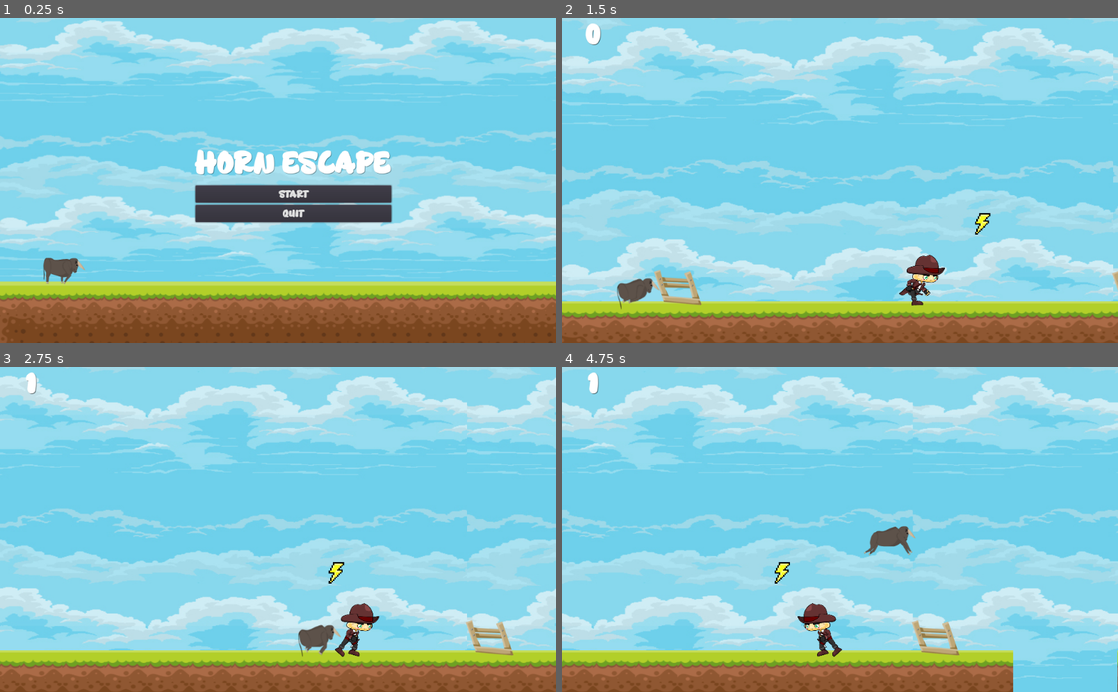
Above: before the commit, frames 1-4 (two rows, left to right).
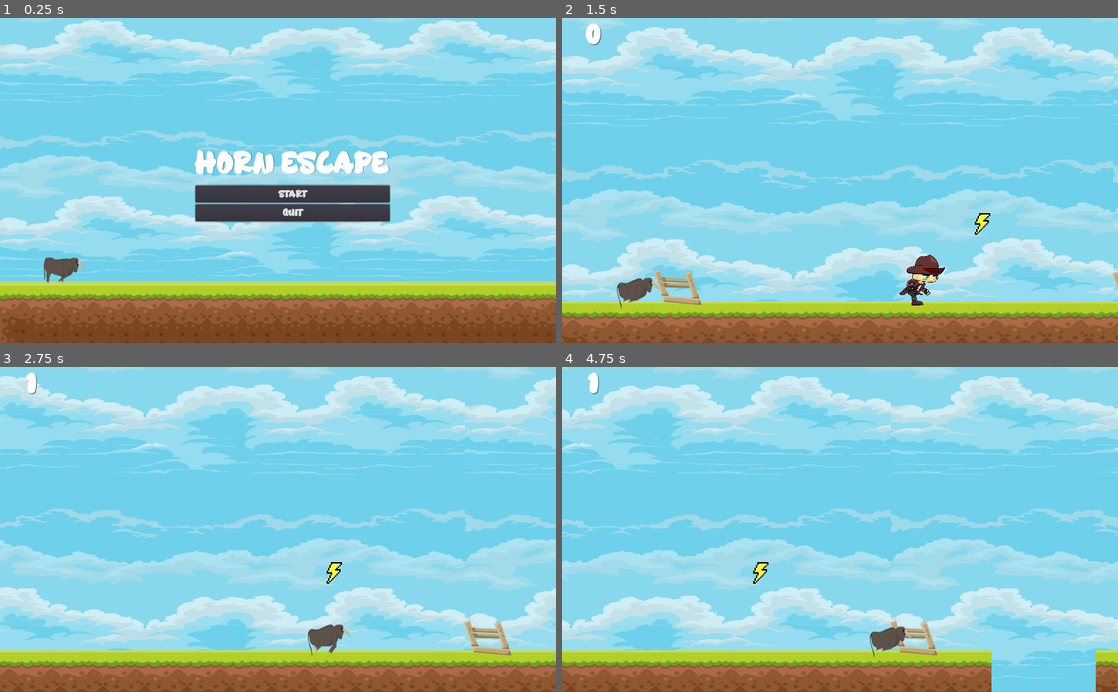
Above: after the commit, the same moments.

Repository: julianamarques/HornEscape
Game: Godot game, scene res://src/scenes/Menu.tscn
Two runs of this game, one before a commit and one after it. Both use one fixed random seed, a clock stepped at 60 frames per second and the inputs below.
Inputs:
- Up to frame 1 (0.25 s): no input
- Up to frame 2 (1.5 s): click "START" at 0.5 s; hold Right (ui_right) from 1.28 s (still down)
- Up to frame 3 (2.75 s): keep holding Right (ui_right); tap Up (ui_up) at 1.52, 2.27 s
- Up to frame 4 (4.75 s): release Right (ui_right) at 2.78 s; hold Left (ui_left) 2.78-3.53 s; hold Right (ui_right) from 3.53 s (still down); tap Up (ui_up) at 3.77, 4.52 s

The runs differ from the first frame. In frame 1, 1.1% of the frame differs, in the area x 7-71%, y 40-82%; in frame 2, 0.3%; in frame 3, 4.5%; in frame 4, 26%, in the area x 0-100%, y 0-100%.

Commit message:
Add enemy and player death

Diff:
--- a/project.godot
+++ b/project.godot
@@ -19,6 +19,11 @@
 run/main_scene="res://src/scenes/Menu.tscn"
 config/icon="res://icon.png"
 
+[display]
+
+window/stretch/mode="2d"
+window/stretch/aspect="keep"
+
 [rendering]
 
 environment/default_environment="res://default_env.tres"
--- a/src/scenes/Enemy.tscn
+++ b/src/scenes/Enemy.tscn
@@ -21,7 +21,7 @@
 } ]
 
 [sub_resource type="RectangleShape2D" id=2]
-extents = Vector2( 31.0848, 44.9963 )
+extents = Vector2( 25.6583, 39.179 )
 
 [node name="Enemy" type="StaticBody2D"]
 script = ExtResource( 11 )
@@ -33,5 +33,5 @@
 animation = "run"
 
 [node name="CollisionShape2D" type="CollisionShape2D" parent="."]
-position = Vector2( 1.39723, 0.828728 )
+position = Vector2( 5.76656, 0.828728 )
 shape = SubResource( 2 )
--- a/src/scenes/Ground.tscn
+++ b/src/scenes/Ground.tscn
@@ -57,10 +57,10 @@
 [node name="Enemy" parent="." instance=ExtResource( 2 )]
 position = Vector2( -48.7003, -99.3488 )
 
-[node name="Area2D" type="Area2D" parent="."]
+[node name="AreaChao" type="Area2D" parent="."]
 position = Vector2( 12.9543, -61.0703 )
 
-[node name="CollisionShape2D" type="CollisionShape2D" parent="Area2D"]
+[node name="CollisionShape2D" type="CollisionShape2D" parent="AreaChao"]
 position = Vector2( -14.8051, -1.85059 )
 shape = SubResource( 3 )
 
@@ -74,8 +74,8 @@
 [node name="CollisionShape2D" type="CollisionShape2D" parent="Area2D2"]
 position = Vector2( 178.403, -205.568 )
 shape = SubResource( 4 )
-[connection signal="body_entered" from="Fence" to="Fence" method="_on_fence_body_entered"]
+[connection signal="body_entered" from="Fence" to="Fence" method="_on_Fence_body_entered"]
 [connection signal="body_entered" from="Fence" to="." method="_on_fence_body_entered_score"]
+[connection signal="body_entered" from="Fence2" to="." method="_on_fence2_body_entered_score"]
 [connection signal="body_entered" from="Fence2" to="Fence2" method="_on_fence2_body_entered"]
-[connection signal="body_entered" from="Fence2" to="." method="_on_fence2_body_entered_score"]
-[connection signal="body_entered" from="Area2D" to="." method="_on_Area2D_body_entered"]
+[connection signal="body_entered" from="AreaChao" to="." method="_on_Area2D_body_entered"]
--- a/src/scenes/Menu.tscn
+++ b/src/scenes/Menu.tscn
@@ -44,6 +44,7 @@
 position = Vector2( 117.414, 466.482 )
 frames = SubResource( 1 )
 animation = "impulse"
+frame = 1
 playing = true
 
 [node name="CenterContainer" type="CenterContainer" parent="."]
--- a/src/scenes/Player.tscn
+++ b/src/scenes/Player.tscn
@@ -28,19 +28,25 @@
 "name": "impulse",
 "speed": 5.0
 }, {
+"frames": [ ExtResource( 6 ) ],
+"loop": true,
+"name": "jump",
+"speed": 5.0
+}, {
 "frames": [ ExtResource( 2 ), ExtResource( 3 ), ExtResource( 4 ), ExtResource( 1 ), ExtResource( 10 ), ExtResource( 11 ), ExtResource( 12 ), ExtResource( 13 ), ExtResource( 14 ) ],
 "loop": true,
 "name": "run",
 "speed": 5.0
-}, {
-"frames": [ ExtResource( 6 ) ],
-"loop": true,
-"name": "jump",
-"speed": 5.0
 } ]
 
 [sub_resource type="RectangleShape2D" id=2]
-extents = Vector2( 36.0206, 22.5784 )
+extents = Vector2( 30.2795, 21.0779 )
+
+[sub_resource type="RectangleShape2D" id=3]
+extents = Vector2( 6.20868, 10 )
+
+[sub_resource type="RectangleShape2D" id=4]
+extents = Vector2( 30.3327, 20.3515 )
 
 [node name="Player" type="KinematicBody2D"]
 script = ExtResource( 15 )
@@ -50,6 +56,7 @@
 animation = "idle"
 
 [node name="CollisionShape2D" type="CollisionShape2D" parent="."]
+position = Vector2( -6.63422, 2.65368 )
 shape = SubResource( 2 )
 
 [node name="Camera2D" type="Camera2D" parent="."]
@@ -58,3 +65,17 @@
 limit_top = 0
 limit_bottom = 550
 smoothing_enabled = true
+
+[node name="EnemyKill" type="Area2D" parent="."]
+
+[node name="CollisionShape2D" type="CollisionShape2D" parent="EnemyKill"]
+position = Vector2( 29.854, -9.2879 )
+shape = SubResource( 3 )
+
+[node name="PlayerVulnerability" type="Area2D" parent="."]
+
+[node name="CollisionShape2D" type="CollisionShape2D" parent="PlayerVulnerability"]
+position = Vector2( -7.68172, 4.19003 )
+shape = SubResource( 4 )
+[connection signal="body_entered" from="EnemyKill" to="." method="_on_EnemyKill_body_entered"]
+[connection signal="body_entered" from="PlayerVulnerability" to="." method="_on_PlayerVulnerability_body_entered"]
--- a/src/scripts/Fence.gd
+++ b/src/scripts/Fence.gd
@@ -4,7 +4,7 @@
 	if body.name == "Player":
 		queue_free()
 
-func _on_fence_body_entered(body: Node) -> void:
+func _on_Fence_body_entered(body: Node) -> void:
 	kill_fence(body)
 
 func _on_fence2_body_entered(body: Node) -> void:
--- a/src/scripts/Ground.gd
+++ b/src/scripts/Ground.gd
@@ -13,7 +13,7 @@
 		get_tree().call_group("score_group", "calculate_score")
 
 func _process(delta: float) -> void:
-	position.x += -speed * delta
+	position.x += speed * delta
 
 	#if position.x > get_viewport_rect().size.x + 200:
 	#	queue_free()
--- a/src/scripts/Player.gd
+++ b/src/scripts/Player.gd
@@ -32,3 +32,16 @@
 		$AnimatedSprite.play("jump")
 
 	move_and_slide(motion, UP)
+
+	if position.y > get_viewport_rect().size.y:
+		queue_free()
+		get_tree().change_scene("res://src/scenes/Menu.tscn")
+
+func _on_EnemyKill_body_entered(body: Node) -> void:
+	if body.name == "Enemy":
+		body.queue_free()
+
+func _on_PlayerVulnerability_body_entered(body: Node) -> void:
+	if body.name == "Enemy":
+		queue_free()
+		get_tree().change_scene("res://src/scenes/Menu.tscn")
Not shown: 1 places in src/scenes/Player.tscn that only renumber resources
